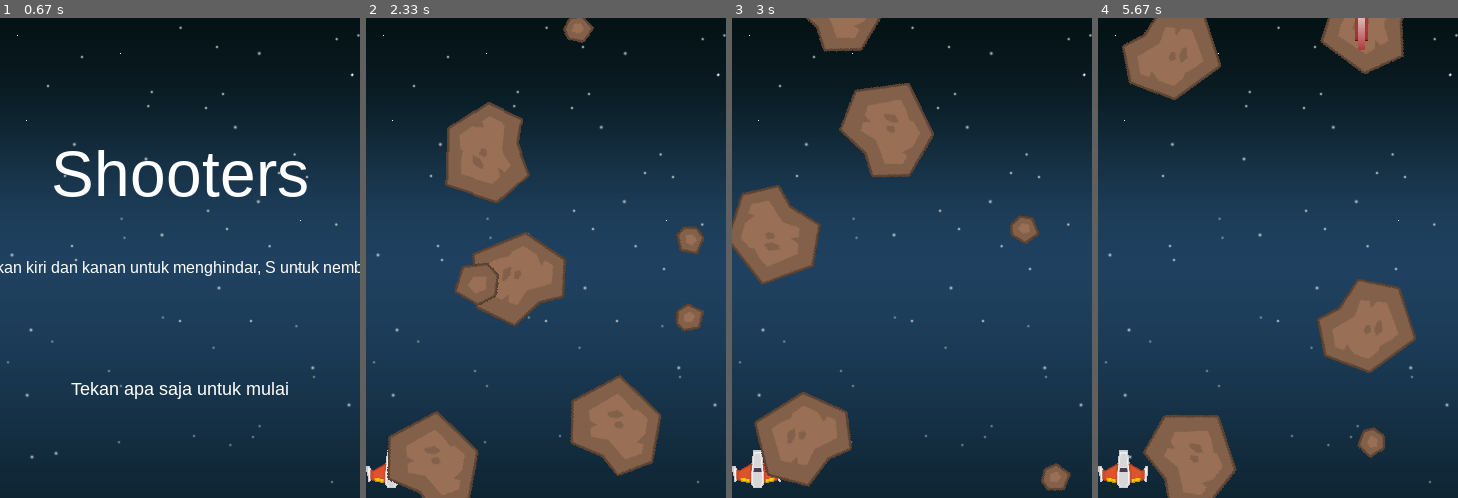
Above: before the commit, frames 1-4 (left to right).
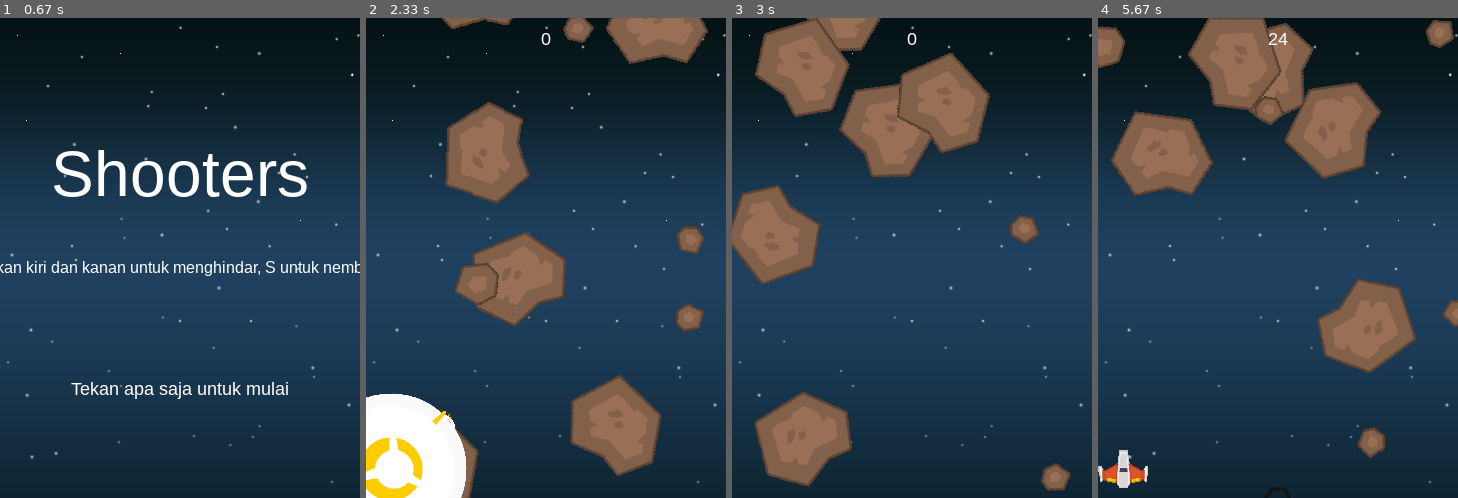
Above: after the commit, the same moments.

Repository: anantapk03/Tubes-PBO-Pygame
Game: pygame game, started from index.py
The game is run twice, just before and just after one commit, with the same random seed, the same clock (stepped at 60 frames per second) and the same inputs.
Inputs:
- Up to frame 1 (0.67 s): hold Right from 0.33 s (still down)
- Up to frame 2 (2.33 s): release Right at 0.8 s; hold Right 0.83-1.3 s; hold Left 1.33-1.87 s; hold Left 1.9-2.3 s
- Up to frame 3 (3 s): no input
- Up to frame 4 (5.67 s): tap S at 3, 3.48, 4.98 s; hold Left 3.33-3.8 s; hold Right 3.83-4.3 s; hold Right 4.33-4.8 s; hold Left 4.83-5.37 s; hold Left from 5.4 s (still down)

Frame 1 is identical in both runs. In frame 2, 7.8% of the frame differs, in the area x 0-95%, y 0-100%; in frame 3, 7.3%; in frame 4, 22%, in the area x 0-100%, y 0-100%.

Commit message:
ledakan v2

Diff:
--- a/index.py
+++ b/index.py
@@ -3,6 +3,8 @@
 from window import *
 from meteor import Meteor
 from menu import *
+import random
+from ledakan import Ledakan
 
 Menu.show_go_screen()
 
@@ -30,10 +32,40 @@
 # Update
     all_sprites.update()
 
+    # cek ketika player menembak
+    kena = pygame.sprite.groupcollide(meteor, bullet, True, True)
+    for hit in kena:
+        score += 50 - hit.radius
+        random.choice(ledakan_sound).play()
+        expl = Ledakan(hit.rect.center, 'gede')
+        all_sprites.add(expl)
+        m = Meteor()
+        all_sprites.add(m)
+        meteor.add(m)
+
+
+    # cek ketika player mengenai musuh
+    nabrak = pygame.sprite.spritecollide(player, meteor, False, pygame.sprite.collide_circle)
+    for hit in nabrak:
+        player.shield -= player.radius * 2
+        expl = Ledakan(hit.rect.center, 'kecil')
+        all_sprites.add(expl)
+        m = Meteor()
+        all_sprites.add(m)
+        meteor.add(m)
+
+        if player.shield <= 0:
+            death_explosion = Ledakan(player.rect.center, 'player')
+            all_sprites.add(death_explosion)
+            player.hide()
+            player.lives -= 1
+            player.shield = 100
+
     # Draw / render
     screen.fill(BLACK)
     screen.blit(background, background_rect)
     all_sprites.draw(screen)
+    draw_text(screen, str(score), 18, WIDTH / 2, 10)
 
     # *after* drawing everything, flip the display
     pygame.display.flip()
--- a/window.py
+++ b/window.py
@@ -21,8 +21,11 @@
 pygame.display.set_caption("Tubes Game")
 clock = pygame.time.Clock()
 
+score = 0
+
 # load asset files
 asset = path.join(path.dirname(__file__), 'img')
+sound = path.join(path.dirname(__file__), 'snd')
 
 # ambil gambar
 background = pygame.image.load(path.join(asset, "starfield.png")).convert()
@@ -33,6 +36,14 @@
 meteor_list = ['meteorBrown_big1.png', 'meteorBrown_med1.png', 'meteorBrown_small1.png']
 for img in meteor_list:
     meteor_img.append(pygame.image.load(path.join(asset, img)).convert())
+
+# ledakan sound
+ledakan_sound = []
+for snd in ["expl3.wav", "expl6.wav"]:
+    ledakan_sound.append(pygame.mixer.Sound(path.join(sound, snd)))
+pygame.mixer.music.load(path.join(sound, "tgfcoder-FrozenJam-SeamlessLoop.ogg"))
+pygame.mixer.music.set_volume(0.8)
+
 
 # ledakan
 ledakan_anim = {}
